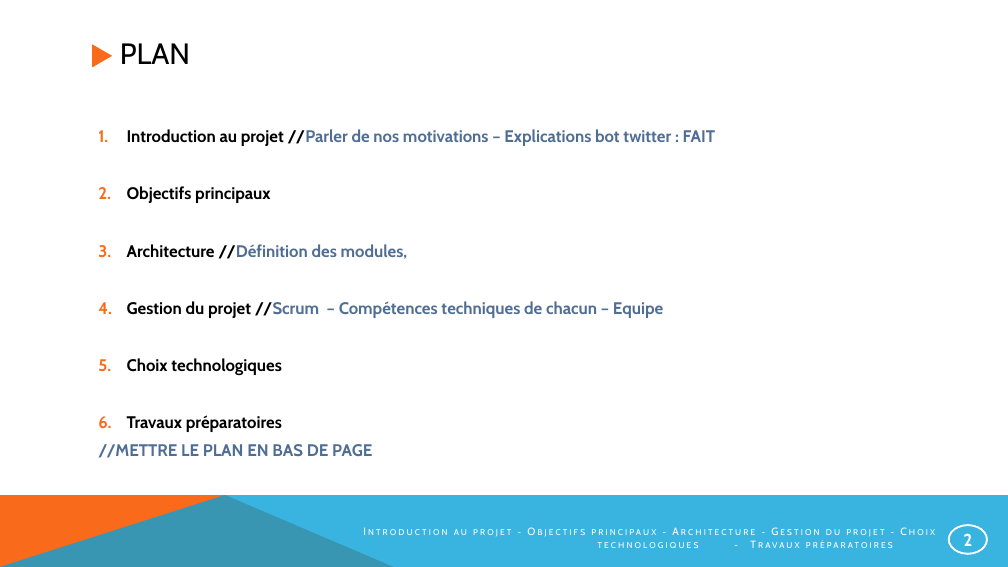
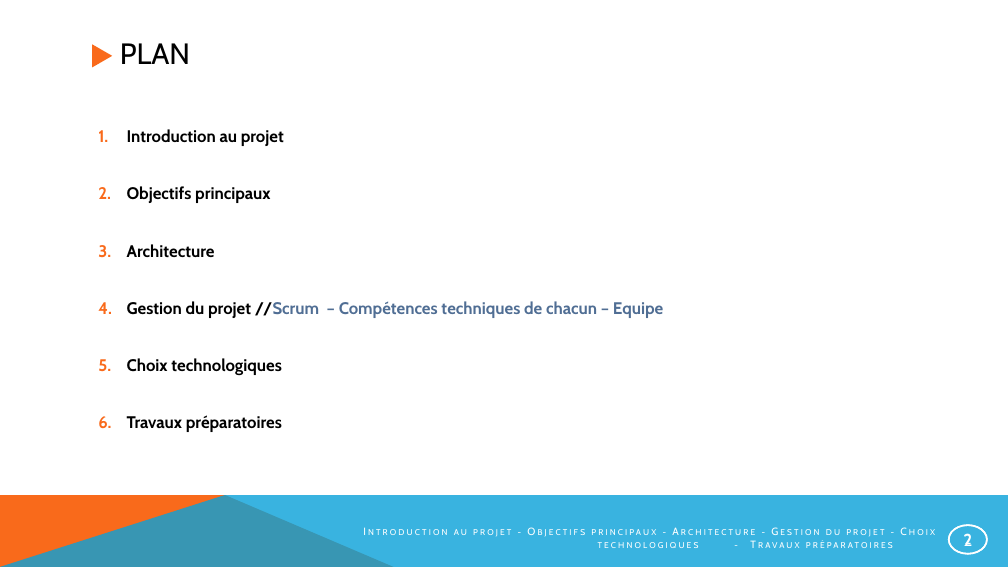
Before and after one commit to NotAVeryIntelligentSystem/NARVIS, a slide deck: slide 2 of Presentation/PrésentationNarvis_2.pptx. Drawn at 1008x567 pixels with LibreOffice and Linux fonts; fonts in the diff are those of the drawing. Boxes give left, top, right and bottom in pixels: in the first picture for what was removed or moved away, otherwise in the second. Text is boxed around its words. In the diff, an @@ line names an element or a change of style, - is before the commit and + after.

```diff
--- a/Presentation/PrésentationNarvis_2.pptx
+++ b/Presentation/PrésentationNarvis_2.pptx
@@ text at [127, 129, 284, 146]: text changed; text colour #506E94 to #000000 @@
-1. Introduction au projet //Parler de nos motivations – Explications bot twitter : FAIT
+1. Introduction au projet
@@ text at [127, 244, 215, 258]: text changed; text colour #506E94 to #000000 @@
-3. Architecture //Définition des modules,
+3. Architecture
@@ text at [98, 444, 372, 458]: paragraph removed @@
-//METTRE LE PLAN EN BAS DE PAGE
```
Also in this commit, not shown: 5 other slides changed.
